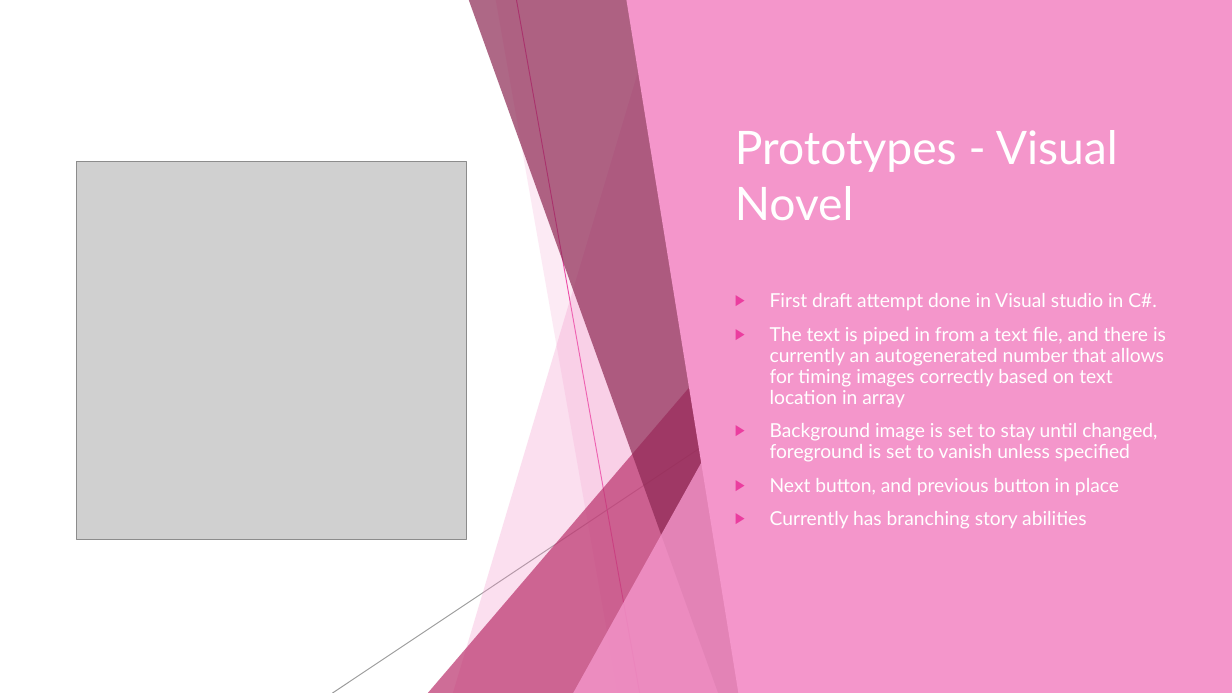
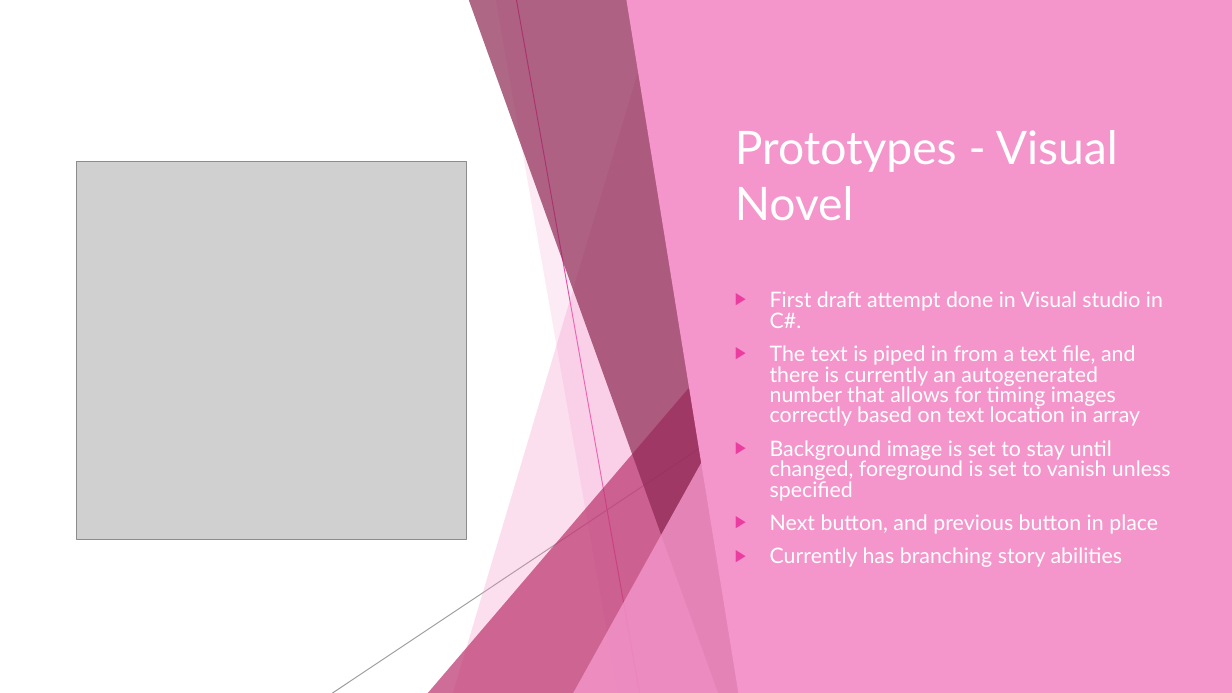
Before and after one commit to alexandraburress/488GroupProject, a slide deck: slide 5 of SchoolReport/Mobile Wizard Dress-Up Game.pptx. Drawn at 1232x693 pixels with LibreOffice and Linux fonts; fonts in the diff are those of the drawing; grey boxes stand for pictures. Boxes give left, top, right and bottom in pixels: in the first picture for what was removed or moved away, otherwise in the second. Text is boxed around its words. In the diff, an @@ line names an element or a change of style, - is before the commit and + after.

```diff
--- a/SchoolReport/Mobile Wizard Dress-Up Game.pptx
+++ b/SchoolReport/Mobile Wizard Dress-Up Game.pptx
@@ text "First draft attempt done in ..." at [770,291,1171,567]: size 15 to 16.6 pt; line spacing 0.9 to 0.8 @@
```
Also in this commit, not shown: 12 other slides changed, 1 other file.
